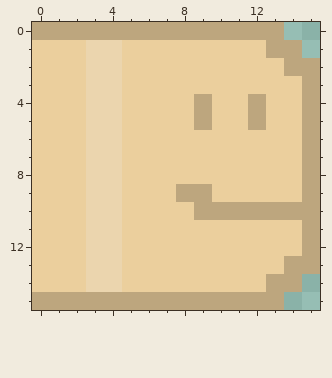
Pixel-art sprite -- app/src/main/resources/worm/graphics/sprites/worm/head.png. Above, as it was before the edit.
The file is 32x32 pixels, drawn in blocks of 2x2; one block is one cell here.
And afterwards:
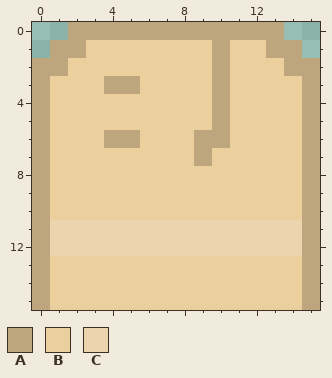
Palette (. is transparent): A #bda67e  B #ebcf9d  C #ebd5ae
Changes in this commit:
y 0: x 0..1 AA -> ..
y 1: x 0..4 BBBCC -> .AABB; x 10 B -> A
y 2: x 0..1 BB -> AA; x 3..4 CC -> BB; x 10 B -> A
y 3: x 0 B -> A; x 3..5 CCB -> BAA; x 10 B -> A
y 4..5: x 0 B -> A; x 3..4 CC -> BB; x 9..10 AB -> BA; x 12 A -> B
y 6: x 0 B -> A; x 3..5 CCB -> BAA; x 9..10 BB -> AA
y 7: x 0 B -> A; x 3..4 CC -> BB; x 9 B -> A
y 8: x 0 B -> A; x 3..4 CC -> BB
y 9: x 0 B -> A; x 3..4 CC -> BB; x 8..9 AA -> BB
y 10: x 0 B -> A; x 3..4 CC -> BB; x 9..14 AAAAAA -> BBBBBB
y 11..12: x 0..2 BBB -> ACC; x 5..14 BBBBBBBBBB -> CCCCCCCCCC
y 13: x 0 B -> A; x 3..4 CC -> BB; x 14 A -> B
y 14: x 0 B -> A; x 3..4 CC -> BB; x 13..15 AA. -> BBA
y 15: x 1..15 AAAAAAAAAAAAA.. -> BBBBBBBBBBBBBBA
Pixel boxes of the changes (left, top, right, bottom) in both pictures:
changed: (32, 22, 320, 310)
